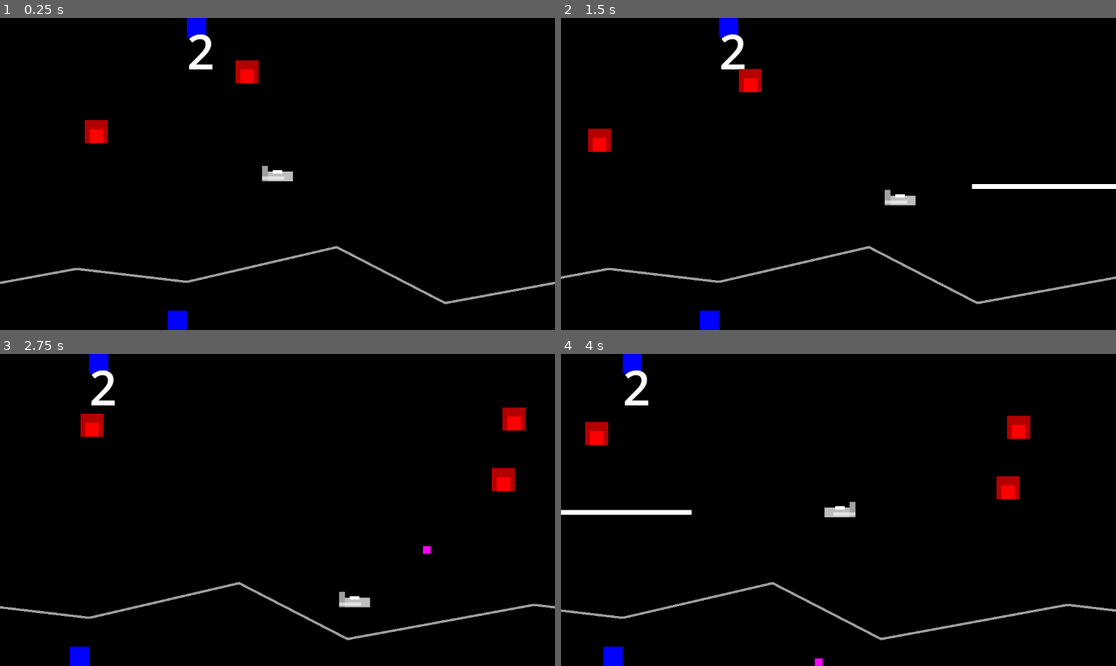
Above: before the commit, frames 1-4 (two rows, left to right).
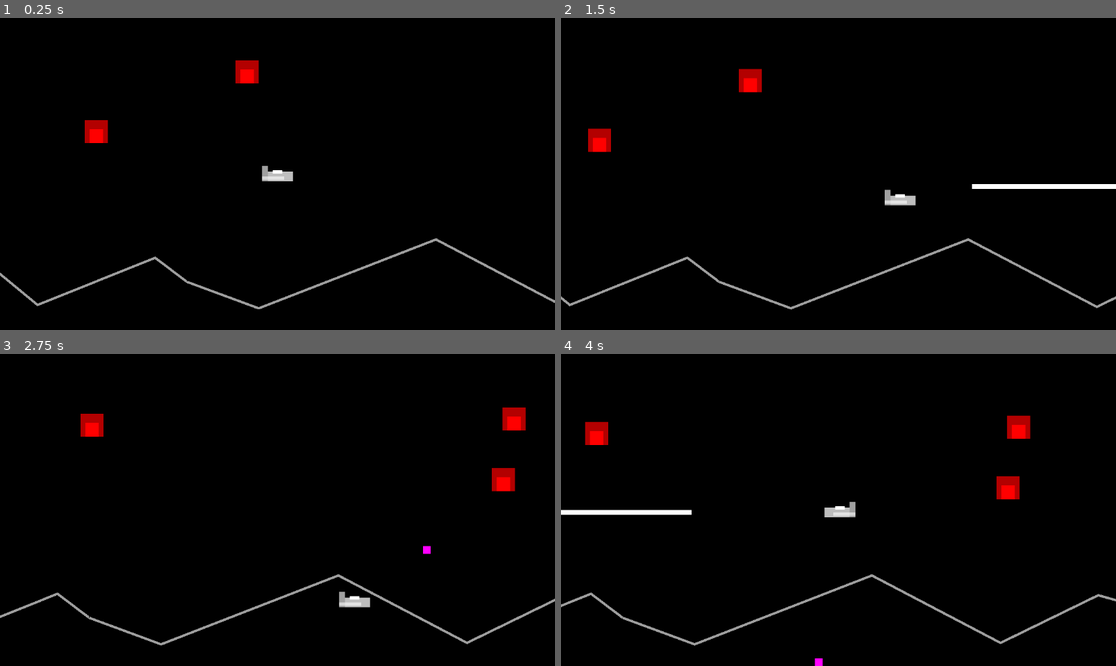
Above: after the commit, the same moments.

Repository: Toxe/godot-defender-clone
Game: Godot game, scene res://scenes/levels/main.tscn
Same seed, same stepped clock (60 frames per second), same inputs: the game is played once before the commit and once after it.
Inputs:
- Up to frame 1 (0.25 s): no input
- Up to frame 2 (1.5 s): hold Right (move_right) 0.53-1.28 s; tap Space (fire) at 0.6, 1.35 s; hold Down (move_down) from 1.28 s (still down)
- Up to frame 3 (2.75 s): release Down (move_down) at 2.03 s; hold Right (move_right) from 2.03 s (still down); tap Space (fire) at 2.1 s
- Up to frame 4 (4 s): release Right (move_right) at 2.78 s; hold Up (move_up) 2.78-3.53 s; tap Space (fire) at 2.85, 3.6 s; hold Left (move_left) from 3.53 s (still down)

The runs differ from the first frame. In frame 1, 2.5% of the frame differs, in the area x 0-100%, y 0-100%; in frame 2, 2.5%; in frame 3, 2.5%; in frame 4, 2.5%.

Commit message:
Add base class for level chunks

Diff:
--- a/G01_Defender/scenes/levels/level_chunk_01.tscn
+++ b/G01_Defender/scenes/levels/level_chunk_01.tscn
@@ -1,44 +1,8 @@
 [gd_scene load_steps=2 format=3 uid="uid://bcs5w3kst2vol"]
 
-[sub_resource type="RectangleShape2D" id="RectangleShape2D_oow5e"]
-size = Vector2(1152, 648)
+[ext_resource type="PackedScene" uid="uid://d3cfd4ftvedds" path="res://scenes/levels/level_chunk_base.tscn" id="1_1pjl8"]
 
-[node name="LevelChunk01" type="Area2D"]
-collision_layer = 8
-collision_mask = 0
-monitoring = false
+[node name="LevelChunk01" instance=ExtResource("1_1pjl8")]
 
-[node name="CollisionShape2D" type="CollisionShape2D" parent="."]
-position = Vector2(576, 324)
-shape = SubResource("RectangleShape2D_oow5e")
-
-[node name="Background" type="ColorRect" parent="."]
-offset_right = 1152.0
-offset_bottom = 648.0
-color = Color(0, 0, 0, 1)
-metadata/_edit_lock_ = true
-
-[node name="ColorRect" type="ColorRect" parent="Background"]
-layout_mode = 0
-offset_right = 40.0
-offset_bottom = 40.0
-color = Color(0, 0, 1, 1)
-
-[node name="ColorRect2" type="ColorRect" parent="Background"]
-layout_mode = 1
-anchors_preset = 3
-anchor_left = 1.0
-anchor_top = 1.0
-anchor_right = 1.0
-anchor_bottom = 1.0
-offset_left = -40.0
-offset_top = -40.0
-grow_horizontal = 0
-grow_vertical = 0
-color = Color(0, 0, 1, 1)
-
-[node name="Mountains" type="Line2D" parent="."]
-position = Vector2(0, 648)
-points = PackedVector2Array(0, -100, 311, -172, 536, -56, 923, -127, 1152, -100)
-width = 5.0
-default_color = Color(0.623529, 0.623529, 0.623529, 1)
+[node name="Mountains" parent="." index="2"]
+points = PackedVector2Array(0, -100, 140, -181, 414, -64, 618, -237, 842, -52, 1086, -150, 1152, -100)
--- /dev/null
+++ b/G01_Defender/scenes/levels/level_chunk_02.tscn
@@ -0,0 +1,8 @@
+[gd_scene load_steps=2 format=3 uid="uid://dyw4myjc24fl0"]
+
+[ext_resource type="PackedScene" uid="uid://d3cfd4ftvedds" path="res://scenes/levels/level_chunk_base.tscn" id="1_am5cd"]
+
+[node name="LevelChunk02" instance=ExtResource("1_am5cd")]
+
+[node name="Mountains" parent="." index="2"]
+points = PackedVector2Array(0, -100, 149, -45, 517, -188, 784, -48, 987, -147, 1152, -100)
--- /dev/null
+++ b/G01_Defender/scenes/levels/level_chunk_03.tscn
@@ -0,0 +1,8 @@
+[gd_scene load_steps=2 format=3 uid="uid://b5d5us5gsw7ej"]
+
+[ext_resource type="PackedScene" uid="uid://d3cfd4ftvedds" path="res://scenes/levels/level_chunk_base.tscn" id="1_ku5mr"]
+
+[node name="LevelChunk03" instance=ExtResource("1_ku5mr")]
+
+[node name="Mountains" parent="." index="2"]
+points = PackedVector2Array(0, -100, 99, -202, 288, -89, 489, -194, 641, -66, 795, -35, 1039, -202, 1152, -100)
--- /dev/null
+++ b/G01_Defender/scenes/levels/level_chunk_base.tscn
@@ -0,0 +1,24 @@
+[gd_scene load_steps=2 format=3 uid="uid://d3cfd4ftvedds"]
+
+[sub_resource type="RectangleShape2D" id="RectangleShape2D_oow5e"]
+size = Vector2(1152, 648)
+
+[node name="LevelChunkBase" type="Area2D"]
+collision_layer = 8
+collision_mask = 0
+monitoring = false
+
+[node name="CollisionShape2D" type="CollisionShape2D" parent="."]
+position = Vector2(576, 324)
+shape = SubResource("RectangleShape2D_oow5e")
+
+[node name="Background" type="ColorRect" parent="."]
+offset_right = 1152.0
+offset_bottom = 648.0
+color = Color(0, 0, 0, 1)
+
+[node name="Mountains" type="Line2D" parent="."]
+position = Vector2(0, 648)
+points = PackedVector2Array(0, -100, 1152, -100)
+width = 5.0
+default_color = Color(0.623529, 0.623529, 0.623529, 1)
--- a/G01_Defender/scenes/levels/main.tscn
+++ b/G01_Defender/scenes/levels/main.tscn
@@ -1,9 +1,11 @@
-[gd_scene load_steps=5 format=3 uid="uid://w0jtokddq4er"]
+[gd_scene load_steps=7 format=3 uid="uid://w0jtokddq4er"]
 
 [ext_resource type="Script" path="res://scenes/levels/main.gd" id="1_gi007"]
 [ext_resource type="PackedScene" uid="uid://cvbnwoj0fo1c0" path="res://scenes/enemies/enemy.tscn" id="2_a4ga4"]
 [ext_resource type="PackedScene" uid="uid://cwjdmjmwuyqem" path="res://scenes/player/player.tscn" id="2_ox6bm"]
 [ext_resource type="PackedScene" uid="uid://bcs5w3kst2vol" path="res://scenes/levels/level_chunk_01.tscn" id="2_r1lcs"]
+[ext_resource type="PackedScene" uid="uid://dyw4myjc24fl0" path="res://scenes/levels/level_chunk_02.tscn" id="3_yhscp"]
+[ext_resource type="PackedScene" uid="uid://b5d5us5gsw7ej" path="res://scenes/levels/level_chunk_03.tscn" id="4_3w2cb"]
 
 [node name="Main" type="Node"]
 script = ExtResource("1_gi007")
@@ -13,28 +15,10 @@
 [node name="LevelChunk01" parent="LevelChunks" instance=ExtResource("2_r1lcs")]
 position = Vector2(-1152, 0)
 
-[node name="Label" type="Label" parent="LevelChunks/LevelChunk01"]
-offset_right = 57.0
-offset_bottom = 140.0
-theme_override_font_sizes/font_size = 100
-text = "1"
+[node name="LevelChunk02" parent="LevelChunks" instance=ExtResource("3_yhscp")]
 
-[node name="LevelChunk02" parent="LevelChunks" instance=ExtResource("2_r1lcs")]
-
-[node name="Label2" type="Label" parent="LevelChunks/LevelChunk02"]
-offset_right = 57.0
-offset_bottom = 140.0
-theme_override_font_sizes/font_size = 100
-text = "2"
-
-[node name="LevelChunk03" parent="LevelChunks" instance=ExtResource("2_r1lcs")]
+[node name="LevelChunk03" parent="LevelChunks" instance=ExtResource("4_3w2cb")]
 position = Vector2(1152, 0)
-
-[node name="Label3" type="Label" parent="LevelChunks/LevelChunk03"]
-offset_right = 57.0
-offset_bottom = 140.0
-theme_override_font_sizes/font_size = 100
-text = "3"
 
 [node name="Player" parent="." instance=ExtResource("2_ox6bm")]
 position = Vector2(188, 323)
